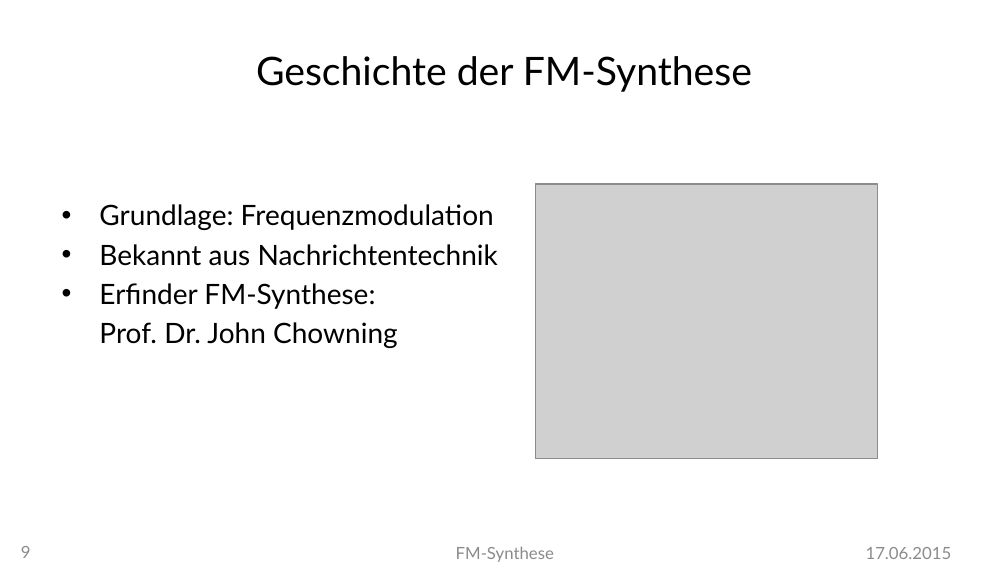
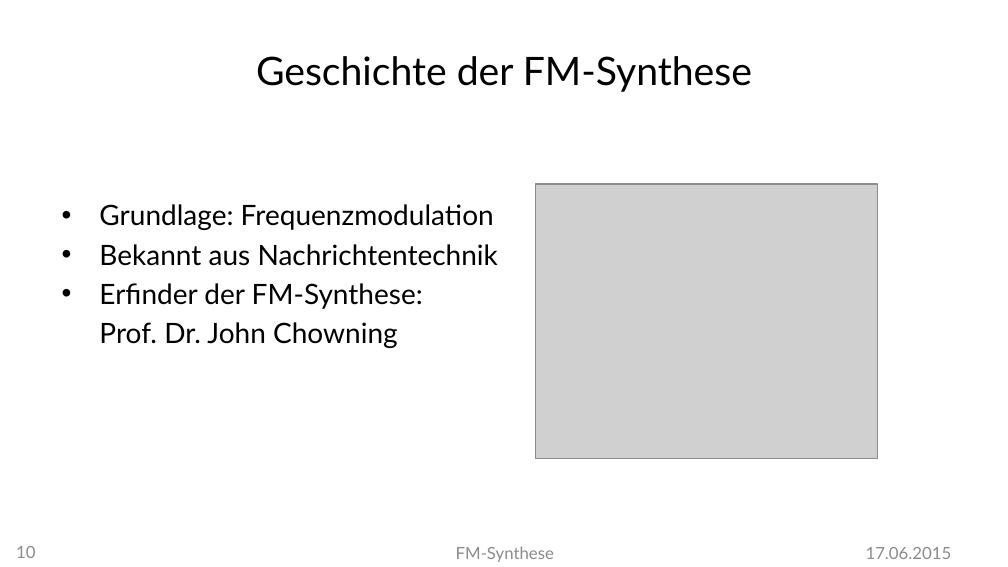
Before and after one commit to MBulli/VSeminar, a slide deck: slide 10 of Praesentation/FMSynthese-Julius.pptx (slide 9 before the commit). Drawn at 1008x567 pixels with LibreOffice and Linux fonts; fonts in the diff are those of the drawing; grey boxes stand for pictures; background and template pictures are left out. Boxes give left, top, right and bottom in pixels: in the first picture for what was removed or moved away, otherwise in the second. Text is boxed around its words. In the diff, an @@ line names an element or a change of style, - is before the commit and + after.

Commit message:
Even more presentation stuff, and dx7 text

```diff
--- a/Praesentation/FMSynthese-Julius.pptx
+++ b/Praesentation/FMSynthese-Julius.pptx
@@ text at [99,283,423,309]: text changed @@
-• Erfinder FM-Synthese:
+• Erfinder der FM-Synthese:
@@ page number at [16,546,35,558]: text changed @@
-9
+10
```
Also in this commit, not shown: 17 other slides changed, 5 slides added, 5 other files.
